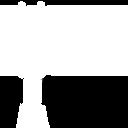
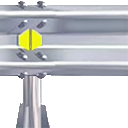
Revision of a layered 128×128 image; what changed, layer by layer:
removed layer "Layer 6" over [0, 0, 128, 128]
